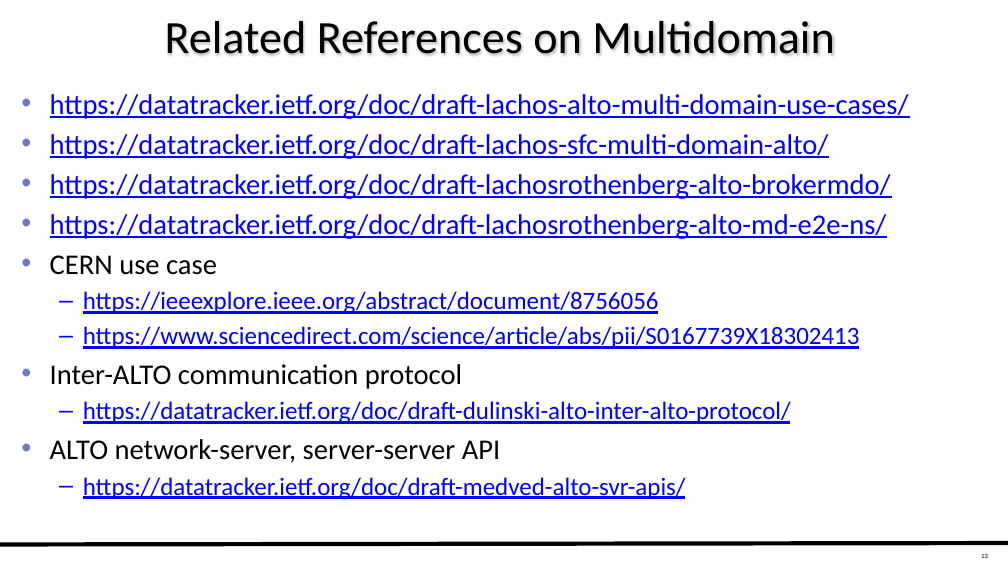
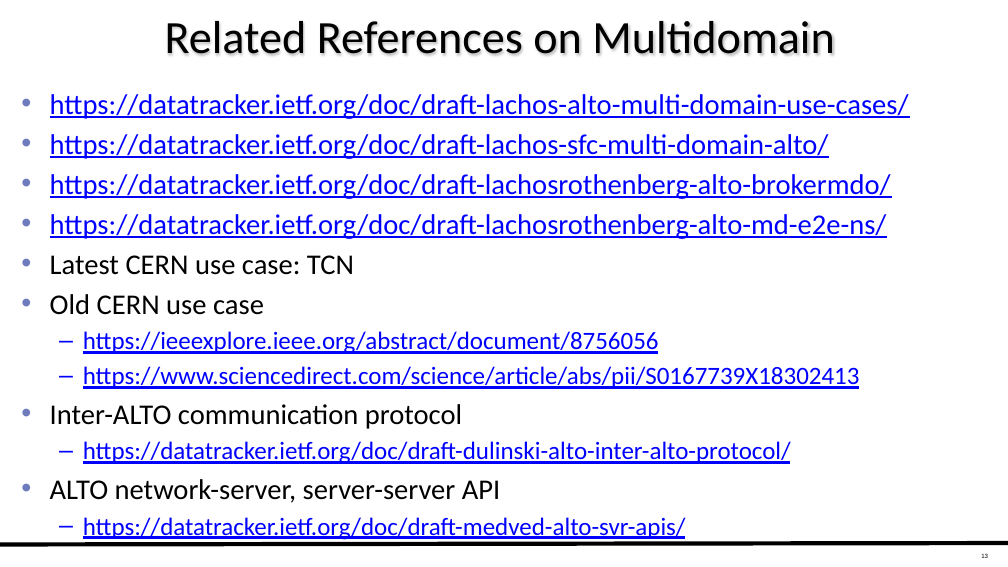
Before and after one commit to ietf-wg-alto/wg-materials, a slide deck: slide 13 of meetings-ietf/ietf-116/slides-116-multi-domain-2023-03-26.pptx. Drawn at 1008x567 pixels with LibreOffice and Linux fonts; fonts in the diff are those of the drawing. Boxes give left, top, right and bottom in pixels: in the first picture for what was removed or moved away, otherwise in the second. Text is boxed around its words. In the diff, an @@ line names an element or a change of style, - is before the commit and + after.

```diff
--- a/meetings-ietf/ietf-116/slides-116-multi-domain-2023-03-26.pptx
+++ b/meetings-ietf/ietf-116/slides-116-multi-domain-2023-03-26.pptx
@@ text at box(50, 255, 354, 315): text changed @@
-• CERN use case
+• Latest CERN use case: TCN
+• Old CERN use case
```
Also in this commit, not shown: 2 other slides changed, 2 other files.
